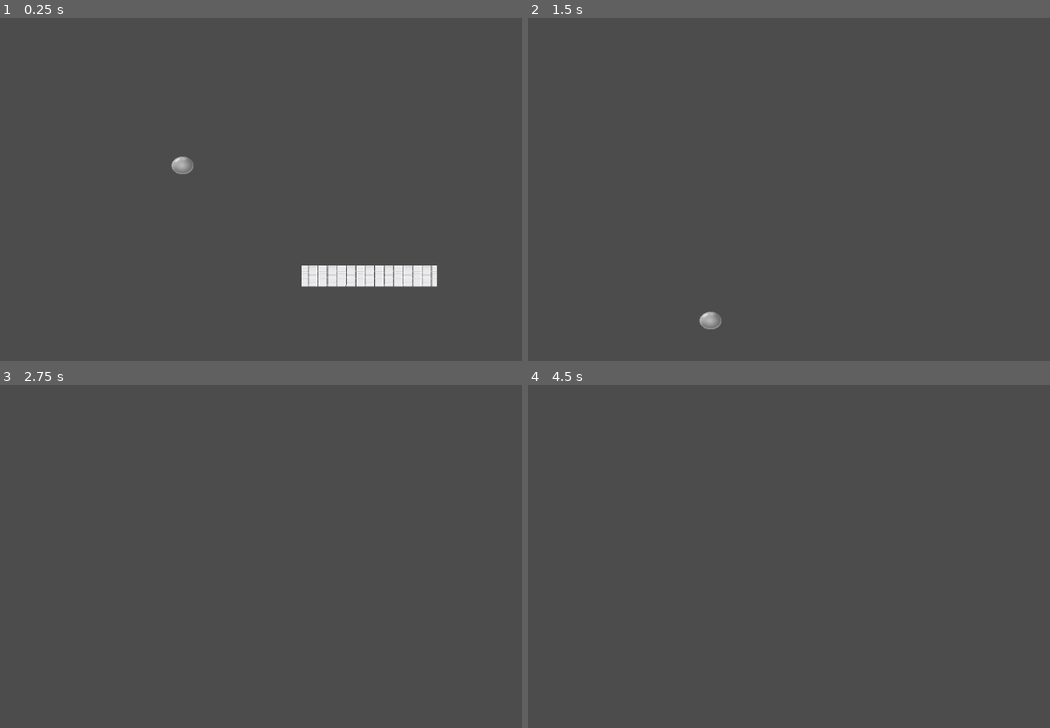
Above: before the commit, frames 1-4 (two rows, left to right).
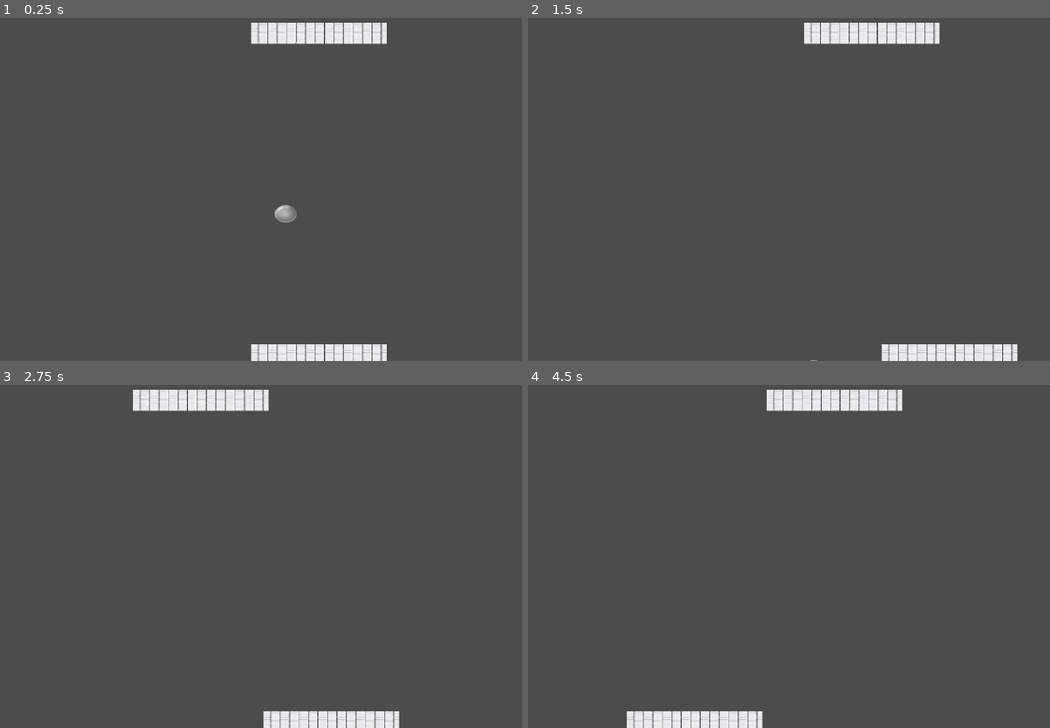
Above: after the commit, the same moments.

Repository: xdfaster500/Pinpong-rivarls
Game: Godot game, scene res://Node2D.tscn
Same seed, same stepped clock (60 frames per second), same inputs: the game is played once before the commit and once after it.
Inputs:
- Up to frame 1 (0.25 s): no input
- Up to frame 2 (1.5 s): hold D (P1_DER) 0.53-1.28 s; tap Right (P2_DER) at 0.8, 1.35 s; hold A (P1_IZQ) from 1.28 s (still down)
- Up to frame 3 (2.75 s): tap Left (P2_IZQ) at 1.55 s; release A (P1_IZQ) at 2.03 s; hold Left (P2_IZQ) from 2.03 s (still down); tap D (P1_DER) at 2.3 s
- Up to frame 4 (4.5 s): release Left (P2_IZQ) at 2.78 s; tap D (P1_DER) at 2.85 s; tap Right (P2_DER) at 3.05 s; tap Enter at 3.5 s; hold Right (P2_DER) 3.53-4.28 s; hold A (P1_IZQ) from 3.53 s (still down); tap Left (P2_IZQ) at 3.8, 4.35 s

The runs differ from the first frame. In frame 1, 4.8% of the frame differs, in the area x 32-84%, y 1-100%; in frame 2, 3.0%; in frame 3, 2.9%; in frame 4, 2.9%.

Commit message:
Avance en el juego
Ya funciona pero le faltan detalles

Diff:
--- a/Area2D.tscn
+++ b/Area2D.tscn
@@ -6,16 +6,14 @@
 [sub_resource type="CircleShape2D" id=1]
 radius = 14.2041
 
-[node name="Area2D" type="Area2D"]
+[node name="Vola" type="Area2D"]
 script = ExtResource( 2 )
 
 [node name="Sprite" type="Sprite" parent="."]
-position = Vector2( 130.122, 105.545 )
 scale = Vector2( 0.0877433, 0.0704204 )
 texture = ExtResource( 1 )
 
 [node name="CollisionShape2D" type="CollisionShape2D" parent="."]
-position = Vector2( 130.75, 105.432 )
 shape = SubResource( 1 )
 
 [connection signal="body_entered" from="." to="." method="_on_Area2D_body_entered"]
--- a/KinematicBody2D.gd
+++ b/KinematicBody2D.gd
@@ -1,28 +1,37 @@
 extends KinematicBody2D
+## Player
+# Se mueve de derecha a izquierda para rebotar la vola
 
 
-var move = Vector2()
-export var a = true
 
+## Variables
+var _move = Vector2()
+
+export var bottom = true
+
+
+
+## Funciones
 func _ready():
 	var screen = get_viewport_rect().size
 	position.x = screen.x/2
-	if a:
+	if bottom:
 		position.y = screen.y -10
 
+
 func _physics_process(delta):
-	if a:
-		if Input.is_key_pressed(KEY_LEFT):
-			move.x = -300
-		elif Input.is_key_pressed(KEY_RIGHT):
-				move.x = 300
+	if bottom:
+		if Input.is_action_pressed("P1_IZQ"):
+			_move.x = -300
+		elif Input.is_action_pressed("P1_DER"):
+				_move.x = 300
 		else:
-			move.x = 0
+			_move.x = 0
 	else:
-		if Input.is_key_pressed(KEY_D):
-			move.x = -300
-		elif Input.is_key_pressed(KEY_A):
-			move.x = 300
+		if Input.is_action_pressed("P2_IZQ"):
+			_move.x = -300
+		elif Input.is_action_pressed("P2_DER"):
+			_move.x = 300
 		else:
-			move.x = 0
-	move_and_slide(move)
+			_move.x = 0
+	move_and_slide(_move)
--- a/KinematicBody2D.tscn
+++ b/KinematicBody2D.tscn
@@ -6,7 +6,7 @@
 [sub_resource type="RectangleShape2D" id=1]
 extents = Vector2( 109.281, 17.7157 )
 
-[node name="KinematicBody2D" type="KinematicBody2D"]
+[node name="Player" type="KinematicBody2D"]
 script = ExtResource( 2 )
 
 [node name="Sprite" type="Sprite" parent="."]
--- a/Node2D.tscn
+++ b/Node2D.tscn
@@ -1,18 +1,16 @@
-[gd_scene load_steps=4 format=2]
+[gd_scene load_steps=3 format=2]
 
 [ext_resource path="res://Area2D.tscn" type="PackedScene" id=1]
 [ext_resource path="res://KinematicBody2D.tscn" type="PackedScene" id=2]
-[ext_resource path="res://KinematicBody2D2.gd" type="Script" id=3]
 
 [node name="Node2D" type="Node2D"]
-position = Vector2( 80.7257, 361.662 )
 
-[node name="KinematicBody2D" parent="." instance=ExtResource( 2 )]
-position = Vector2( 330.179, 76.1953 )
+[node name="Player" parent="." instance=ExtResource( 2 )]
+position = Vector2( 460.138, 551.965 )
 
-[node name="KinematicBody2D22" parent="." instance=ExtResource( 2 )]
-position = Vector2( 322.242, -296.844 )
-script = ExtResource( 3 )
+[node name="Player2" parent="." instance=ExtResource( 2 )]
+position = Vector2( 454.872, 71.9183 )
+bottom = false
 
 [node name="Area2D" parent="." instance=ExtResource( 1 )]
-position = Vector2( 82.8278, -232.132 )
+position = Vector2( 459.593, 313.092 )
